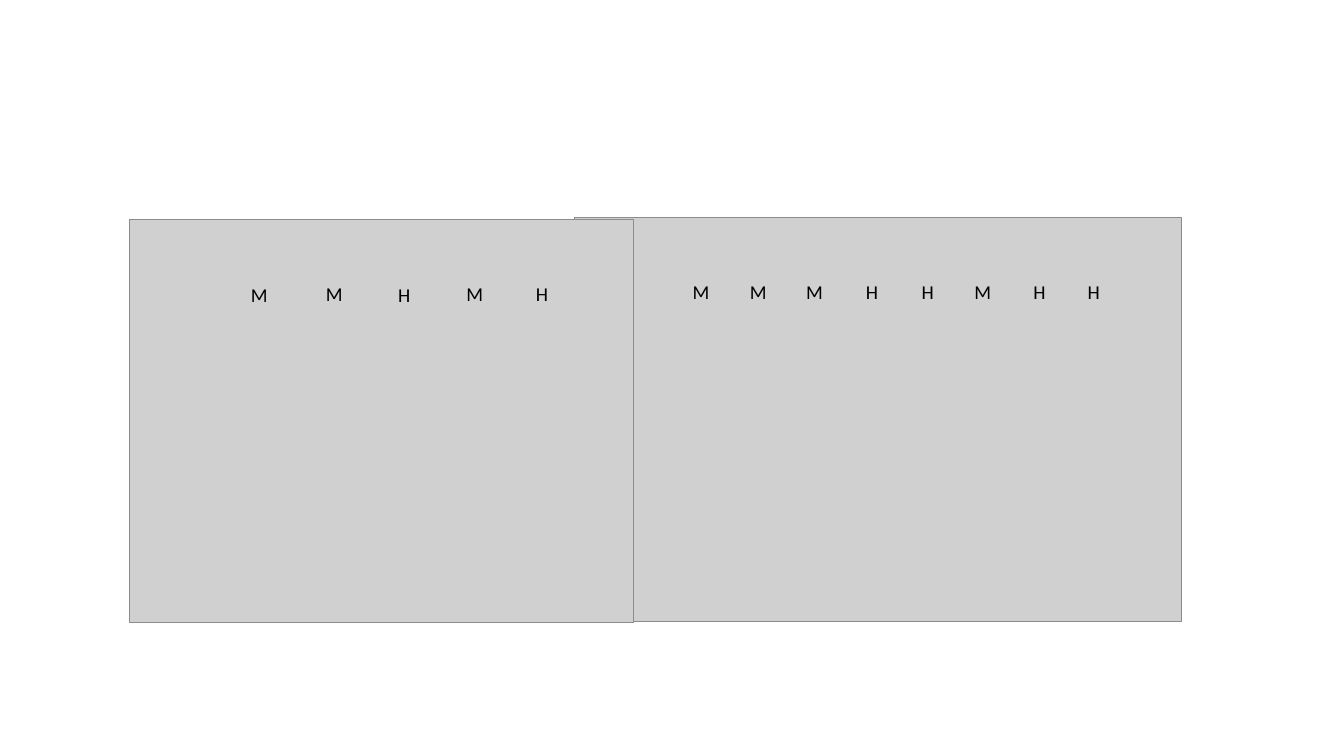
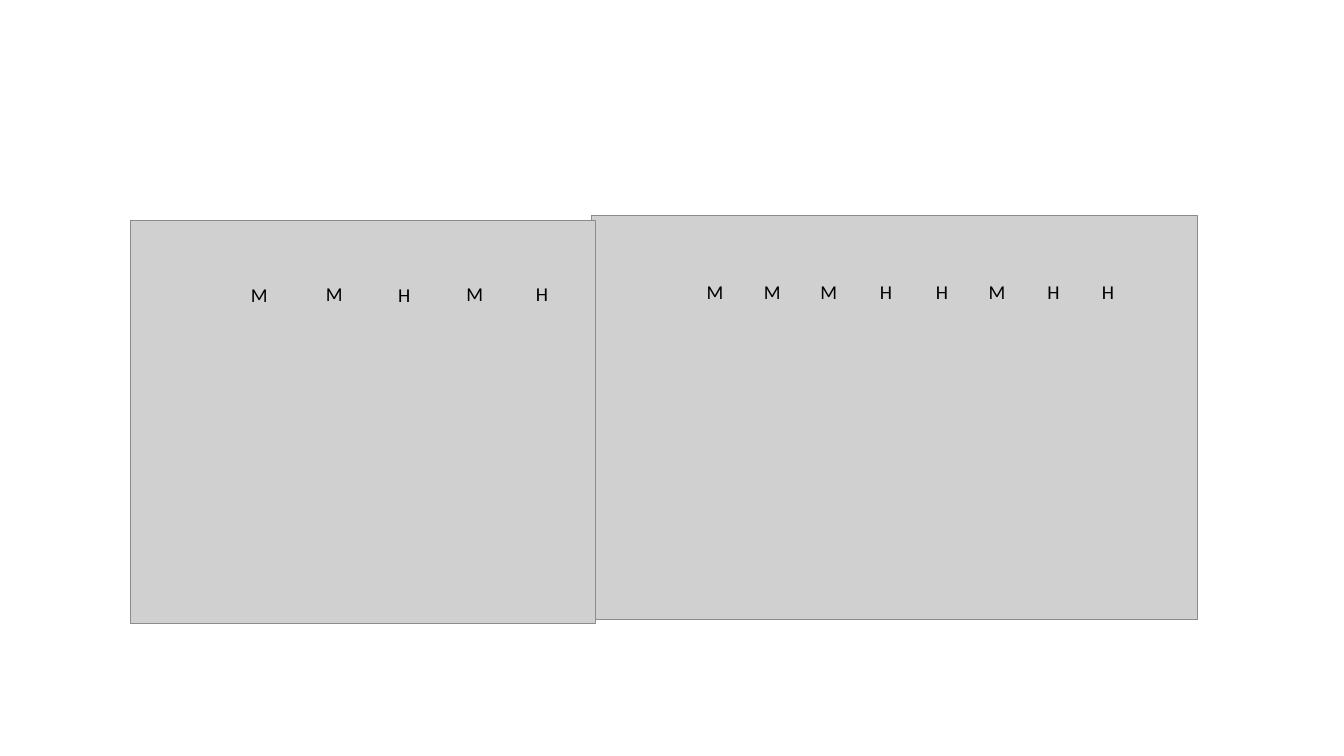
Before and after one commit to coleoguy/microsat, a slide deck: slide 1 of figures/fig2.parts/figure2.pptx. Drawn at 1344x756 pixels with LibreOffice and Linux fonts; fonts in the diff are those of the drawing; grey boxes stand for pictures. Boxes give left, top, right and bottom in pixels: in the first picture for what was removed or moved away, otherwise in the second. Text is boxed around its words. In the diff, an @@ line names an element or a change of style, - is before the commit and + after.

```diff
--- a/figures/fig2.parts/figure2.pptx
+++ b/figures/fig2.parts/figure2.pptx
@@ picture: place and size @@
-picture at [130, 220, 634, 623]
+picture at [130, 221, 595, 624]
@@ 8 texts, 1 picture: place and size @@
-8 texts, 1 picture at [575, 218, 1182, 622]
+8 texts, 1 picture at [592, 216, 1199, 620]
```
Also in this commit, not shown: 1 other file.
